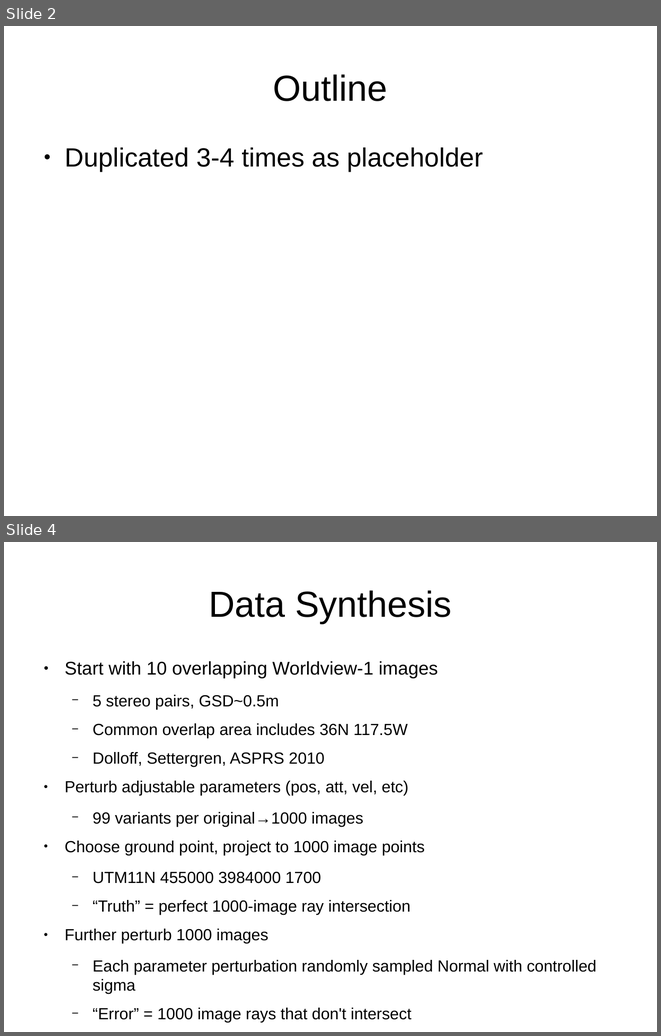
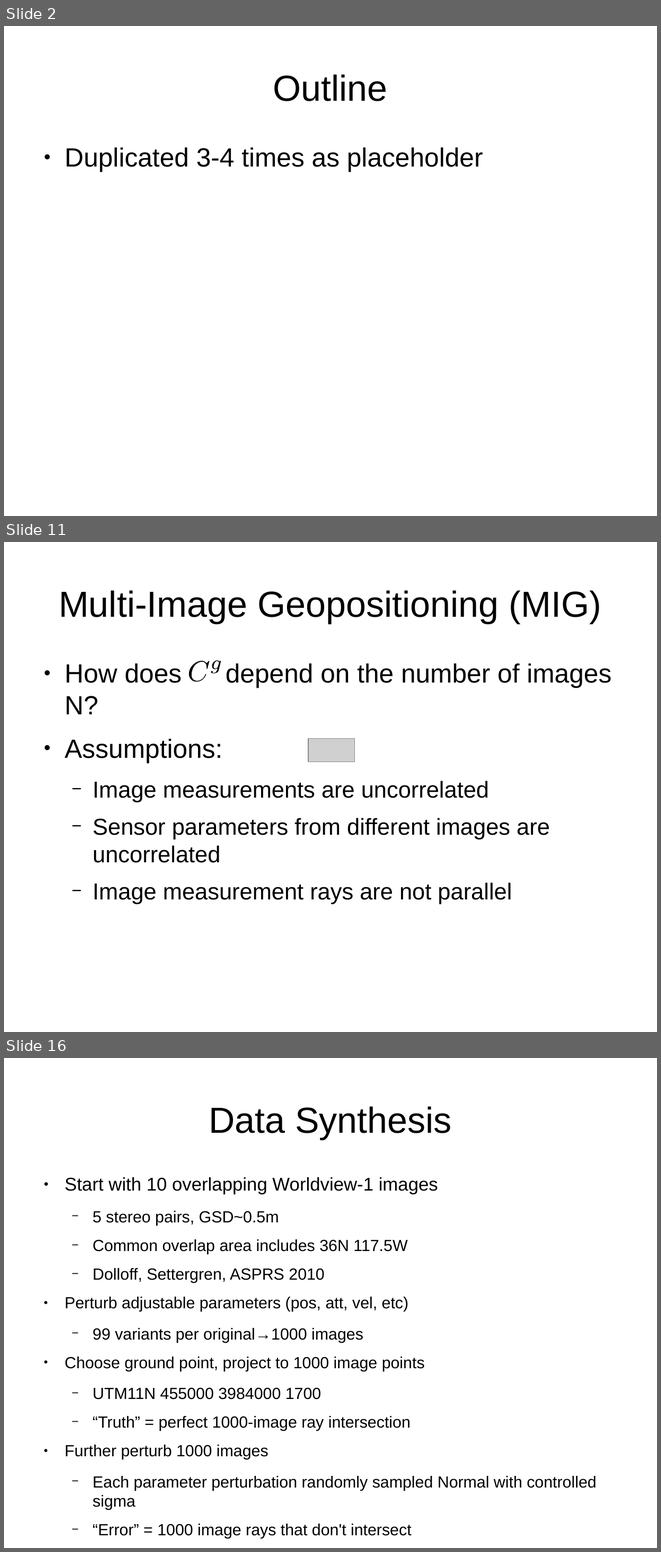
Before and after one commit to sethmerickel/Multi-Image-Geopositioning, a slide deck: papers/asprs2017.odp. Shown one above the other, each under a label of ours: slides 2 and 4 before the commit, slides 2, 11 and 16 after it; the slides between them are not shown. The pictures are 661x1036 and 661x1552 pixels, drawn with LibreOffice and Linux fonts; fonts in the diff are those of the drawing; grey boxes stand for pictures. Boxes give left, top, right and bottom in pixels: in the first picture for what was removed or moved away, otherwise in the second. Text is boxed around its words. In the diff, an @@ line names an element or a change of style, - is before the commit and + after.

```diff
--- a/papers/asprs2017.odp
+++ b/papers/asprs2017.odp
@@ slide 11 added at box(4, 542, 657, 1032), background #FFFFFF @@
@@ title added at box(59, 590, 601, 623), 44 pt, text #000000 @@
+Multi-Image Geopositioning (MIG)
@@ text added at box(64, 663, 611, 904), 28 pt, text #000000 @@
+● How does depend on the number of images N?
+● Assumptions:
+  − Image measurements are uncorrelated
+  − Sensor parameters from different images are uncorrelated
+  − Image measurement rays are not parallel
@@ freeform shape added at box(188, 661, 222, 681), fill #FFFFFF @@
@@ freeform shape added at box(189, 661, 209, 681), fill #000000 @@
@@ freeform shape added at box(211, 661, 221, 673), fill #000000 @@
@@ picture added at box(309, 739, 355, 762) @@
@@ what was slide 4 is now slide 16 @@
```
Also in this commit, not shown: 1 slide changed, 11 other slides added.
